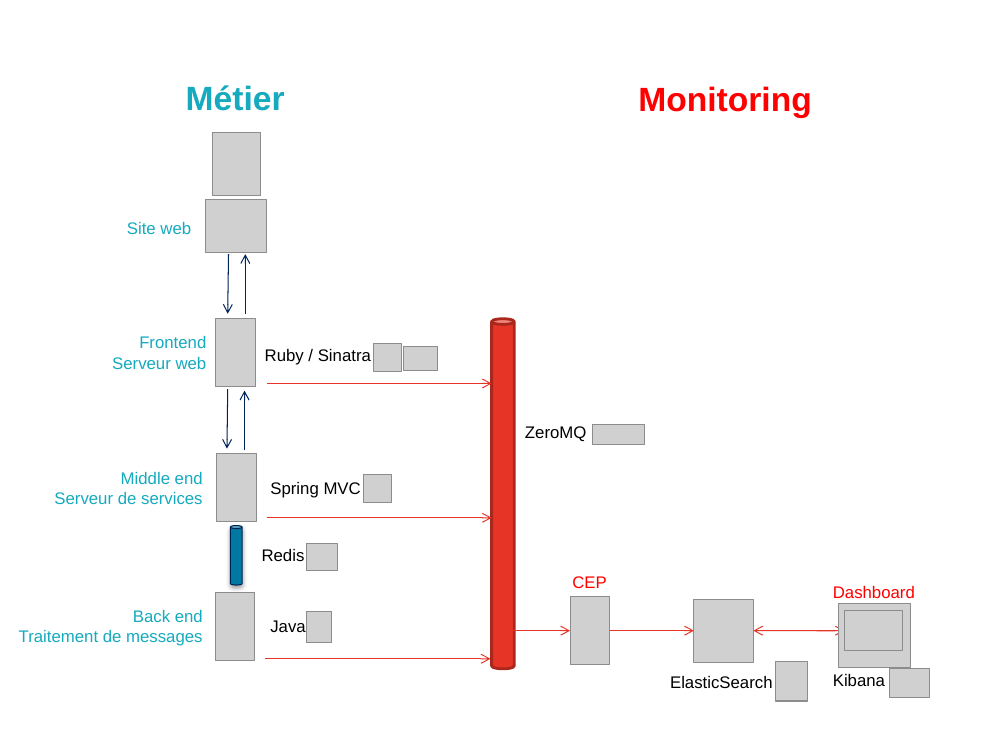
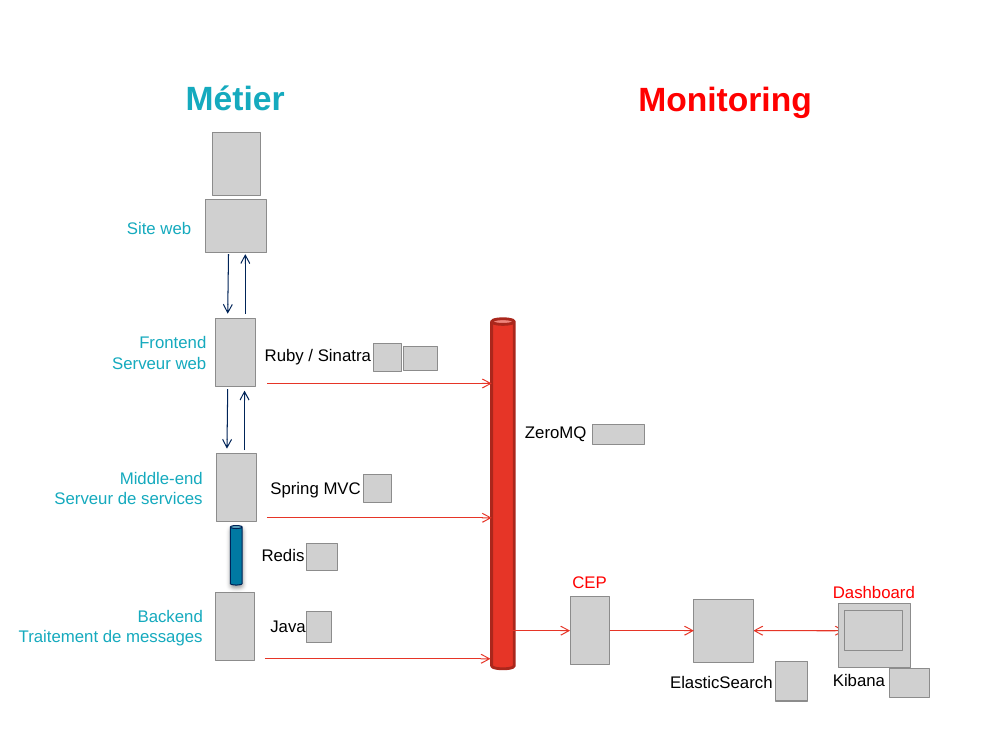
Before and after one commit to archiloque/blog, a slide deck: slide 2 of monitoring_echanges_2/illus.pptx. Drawn at 1008x756 pixels with LibreOffice and Linux fonts; fonts in the diff are those of the drawing; grey boxes stand for pictures; background and template pictures are left out. Boxes give left, top, right and bottom in pixels: in the first picture for what was removed or moved away, otherwise in the second. Text is boxed around its words. In the diff, an @@ line names an element or a change of style, - is before the commit and + after.

```diff
--- a/monitoring_echanges_2/illus.pptx
+++ b/monitoring_echanges_2/illus.pptx
@@ text at (x1=120, y1=472, x2=203, y2=484): text changed @@
-Middle end
+Middle-end
@@ text at (x1=138, y1=610, x2=203, y2=622): spaces changed @@
-Back end
+Backend
```
Also in this commit, not shown: 1 other slide changed, 3 other files.
